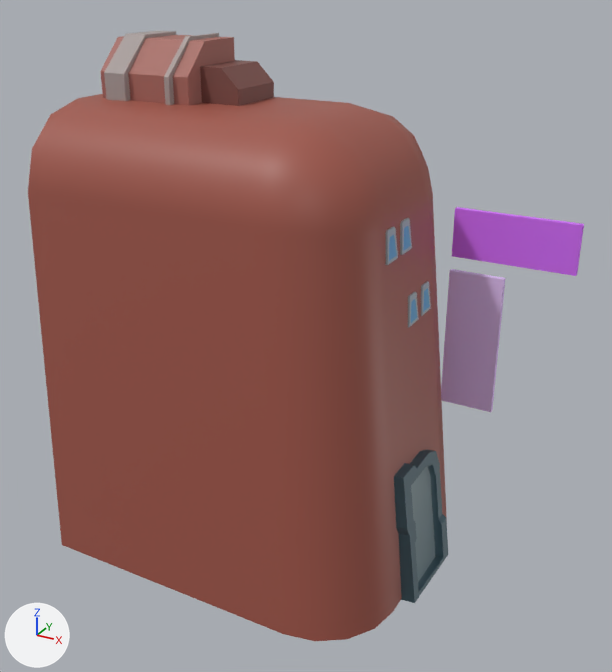
Two versions of the FBX model Assets/Models/Crossing/Crossing_Buildings/Individual_Buildings/West_House_08.fbx, one commit apart.
Before and after are seen from a 50 mm lens placed at (-1.095, 0.113, 0.295), pointed at (-1.283, 0.456, 0.123). The lights are fixed; the arrows at lower left show +X, +Y and +Z. Where no turn or scale is listed for an object, it has been applied to the vertices. Vertices at the same position are counted once.

In view in the first picture: 'West_House_08'.
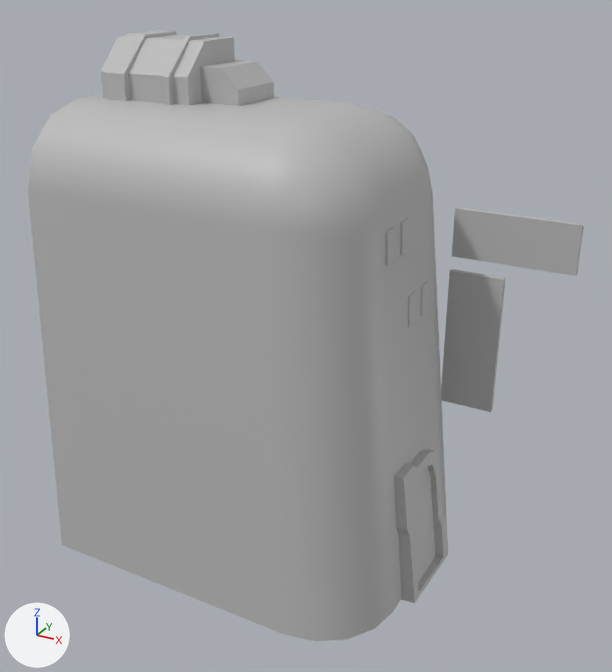
Pixel boxes (x1, y1, x2, y2) of what changed, in the pictures (612 x 672 px):
part 1 of me_mesh, recoloured (purple to grey)
    both: (441, 207, 584, 412)
part 2 of me_mesh, recoloured (brown to grey)
    both: (28, 31, 448, 641)

The change, as a list of edits to the scene's bpy script:
```text
Add mat_environment_02:
    mat_environment_02 = principled_material('Environment_02')
    mat_environment_02.base_color = (0.5, 0.5, 0.5)  # grey #bcbcbc
Change me_mesh:
    where me_mesh.from_pydata(...)  # 234 vertices, 195 faces; spans x -0.115..0.115, y -0.074..0.074, z -0.132..0.132
    used by ob_west_house_08; location = (-1.2841, 0.4596, 0.131)
    me_mesh part 1: all 12 faces that had it switch from mat_light_illuminate5 (picture img_lights_jpg) to mat_environment_02 (grey #bcbcbc)
    me_mesh part 2: all 183 faces that had it switch from mat_flatcolorbase5 (picture img_plaza_06_diffuse_jpg) to mat_environment_02 (grey #bcbcbc)
```
